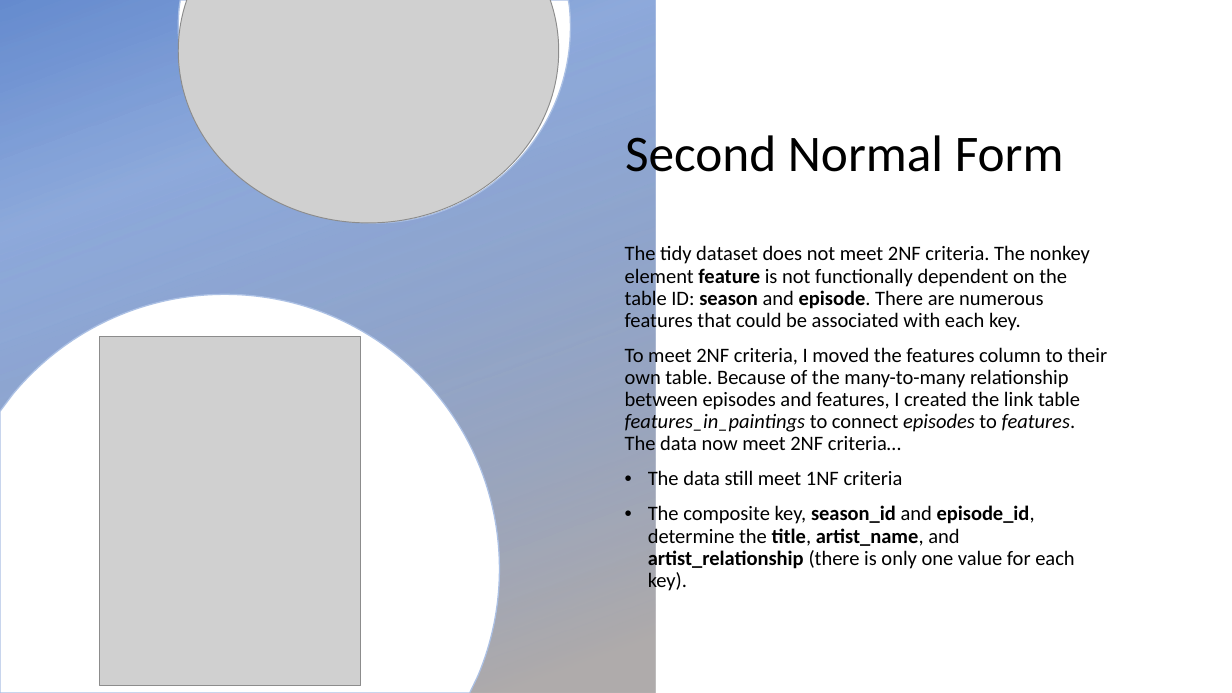
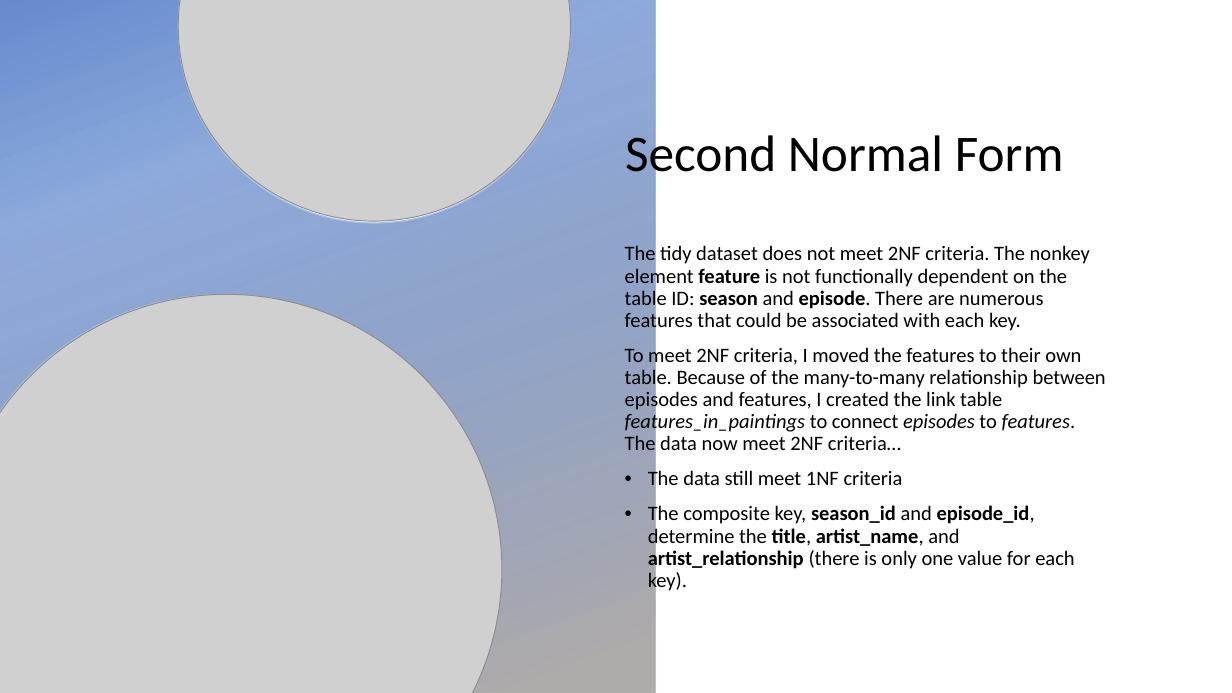
Before and after one commit to lisaover/PittManagQueryPreservData, a slide deck: slide 6 of Ross Joy of Painting/hw04_Over_Lisa_ross_db_model.pptx. Drawn at 1232x693 pixels with LibreOffice and Linux fonts; fonts in the diff are those of the drawing; grey boxes stand for pictures; background and template pictures are left out. Boxes give left, top, right and bottom in pixels: in the first picture for what was removed or moved away, otherwise in the second. Text is boxed around its words. In the diff, an @@ line names an element or a change of style, - is before the commit and + after.

Commit message:
Add week 8 files and update Joy of Painting files

```diff
--- a/Ross Joy of Painting/hw04_Over_Lisa_ross_db_model.pptx
+++ b/Ross Joy of Painting/hw04_Over_Lisa_ross_db_model.pptx
@@ picture: place and size @@
-picture at box(178, 0, 559, 224)
+picture at box(178, 0, 570, 222)
@@ picture added at box(0, 295, 502, 693) @@
@@ picture removed at box(100, 336, 361, 686) @@
@@ text at box(625, 345, 1106, 450): text changed @@
-To meet 2NF criteria, I moved the features column to their own table. Because of the many-to-many relationship between episodes and features, I created the link table features_in_paintings to connect episodes to features. The data now meet 2NF criteria…
+To meet 2NF criteria, I moved the features to their own table. Because of the many-to-many relationship between episodes and features, I created the link table features_in_paintings to connect episodes to features. The data now meet 2NF criteria…
```
Also in this commit, not shown: 2 other slides changed, 24 other files.
